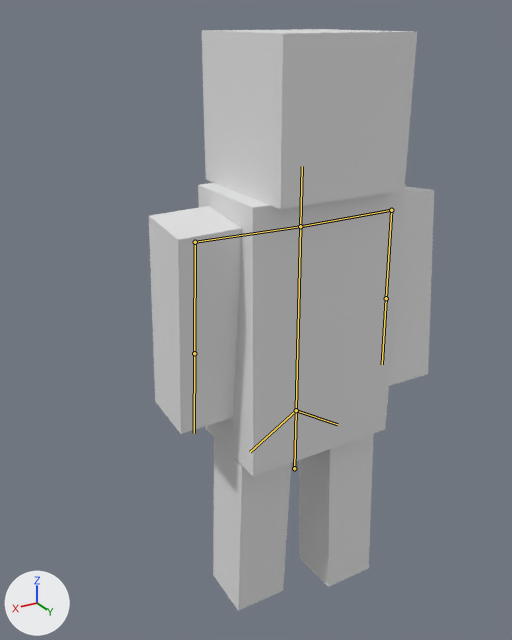
One commit to the Blender file blender/player.blend: the scene before it, then after it.
Before and after are seen from a camera (50 mm lens) standing at (1.132, 1.636, 0.838) and looking at (0.008, -0.237, -0.099). Lighting does not change. The marker at lower left points along +X, +Y and +Z. The picture after the commit comes second. The bones that change are drawn over the model as lines.

In view in the first picture: 'body', 'head', 'l_arm', 'l_leg', 'r_arm', 'r_leg'.
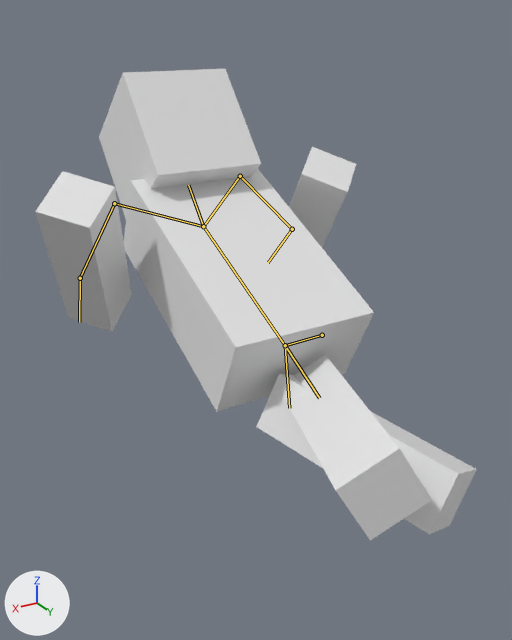
The newer file adds an action. The first version stands in its rest pose; the second is drawn at frame 12 of the action 'roll'.

What differs and where, as boxes (x1, y1, x2, y2) in the pictures (512 x 640 px):
'body', posed (20% wider, 17% shorter)
    before: (198, 183, 406, 476)
    after: (124, 168, 374, 411)
'head', posed (25% narrower, 17% shorter)
    before: (202, 29, 417, 209)
    after: (99, 69, 261, 218)
'r_arm', posed (29% shorter)
    before: (149, 206, 242, 434)
    after: (35, 171, 132, 332)
'l_leg', posed
    before: (299, 434, 374, 587)
    after: (285, 355, 432, 540)
'r_leg', posed
    before: (213, 438, 291, 611)
    after: (256, 374, 477, 535)
'l_arm', posed
    before: (389, 187, 434, 386)
    after: (289, 147, 356, 247)
bone 'pelvis', root to tip
    before: (294, 468) to (296, 410)
    after: (322, 335) to (285, 345)
bone 'legL', root to tip
    before: (296, 410) to (337, 424)
    after: (285, 345) to (319, 398)
bone 'legR', root to tip
    before: (296, 410) to (250, 452)
    after: (285, 345) to (289, 408)
bone 'body', root to tip
    before: (296, 410) to (300, 226)
    after: (285, 345) to (203, 226)
bone 'armR', root to tip
    before: (300, 226) to (195, 242)
    after: (203, 226) to (114, 203)
bone 'upperArmR', root to tip
    before: (195, 242) to (194, 353)
    after: (114, 203) to (80, 278)
bone 'lowerArmR', root to tip
    before: (194, 353) to (194, 433)
    after: (80, 278) to (79, 322)
bone 'armL', root to tip
    before: (300, 226) to (391, 210)
    after: (203, 226) to (240, 176)
bone 'upperArmL', root to tip
    before: (391, 210) to (386, 298)
    after: (240, 176) to (292, 229)
bone 'lowerArmL', root to tip
    before: (386, 298) to (382, 364)
    after: (292, 229) to (268, 262)
bone 'head', root to tip
    before: (300, 226) to (302, 166)
    after: (203, 226) to (188, 185)

What the commit changed:
Bone 'pelvis' (bone_pelvis) moves from (0.0, 0.0, 0.0) to (0.0, 2.4, -0.55).
Bone 'pelvis' (bone_pelvis) turns from (0, 0, 0) to (120, 0, 0) degrees about its own x, y and z.
Bone 'legL' (bone_legl) turns from (0, 0, 0) to (73, -3, 0) degrees about its own x, y and z.
Bone 'legR' (bone_legr) turns from (0, 0, 0) to (77, -3, 0) degrees about its own x, y and z.
Bone 'body' (bone_body) turns from (0, 0, 0) to (-55, 0, 0) degrees about its own x, y and z.
Bone 'armR' (bone_armr) turns from (0, 0, 0) to (2, 2, 39) degrees about its own x, y and z.
Bone 'upperArmR' (bone_upperarmr) turns from (0, 0, 0) to (30, 0, 0) degrees about its own x, y and z.
Bone 'lowerArmR' (bone_lowerarmr) turns from (0, 0, 0) to (70, 0, 0) degrees about its own x, y and z.
Bone 'armL' (bone_arml) turns from (0, 0, 0) to (-2, 2, -39) degrees about its own x, y and z.
Bone 'upperArmL' (bone_upperarml) turns from (0, 0, 0) to (30, 0, 0) degrees about its own x, y and z.
Bone 'lowerArmL' (bone_lowerarml) turns from (0, 0, 0) to (70, 0, 0) degrees about its own x, y and z.
Bone 'head' (bone_head) turns from (0, 0, 0) to (-25, 0, 0) degrees about its own x, y and z.
